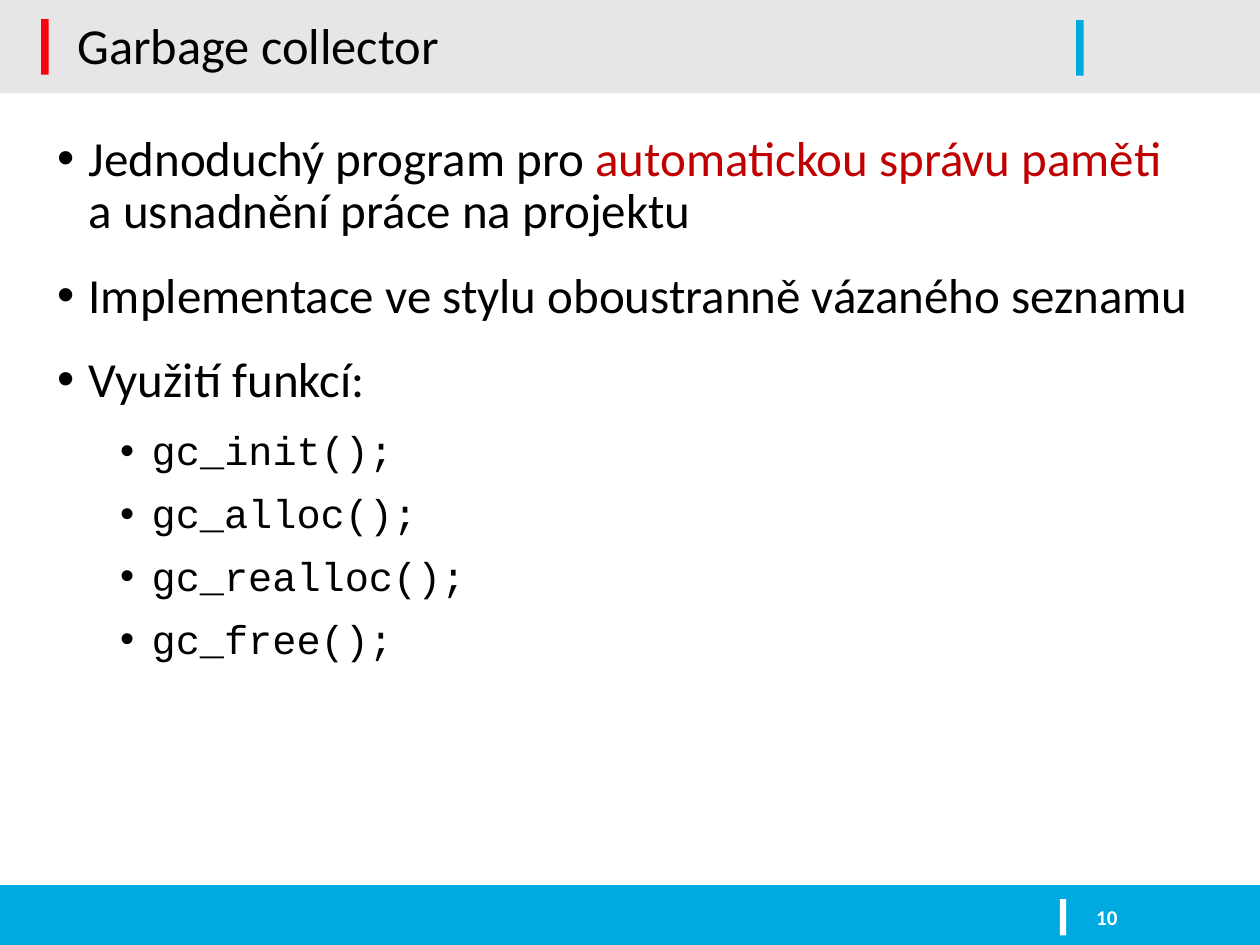
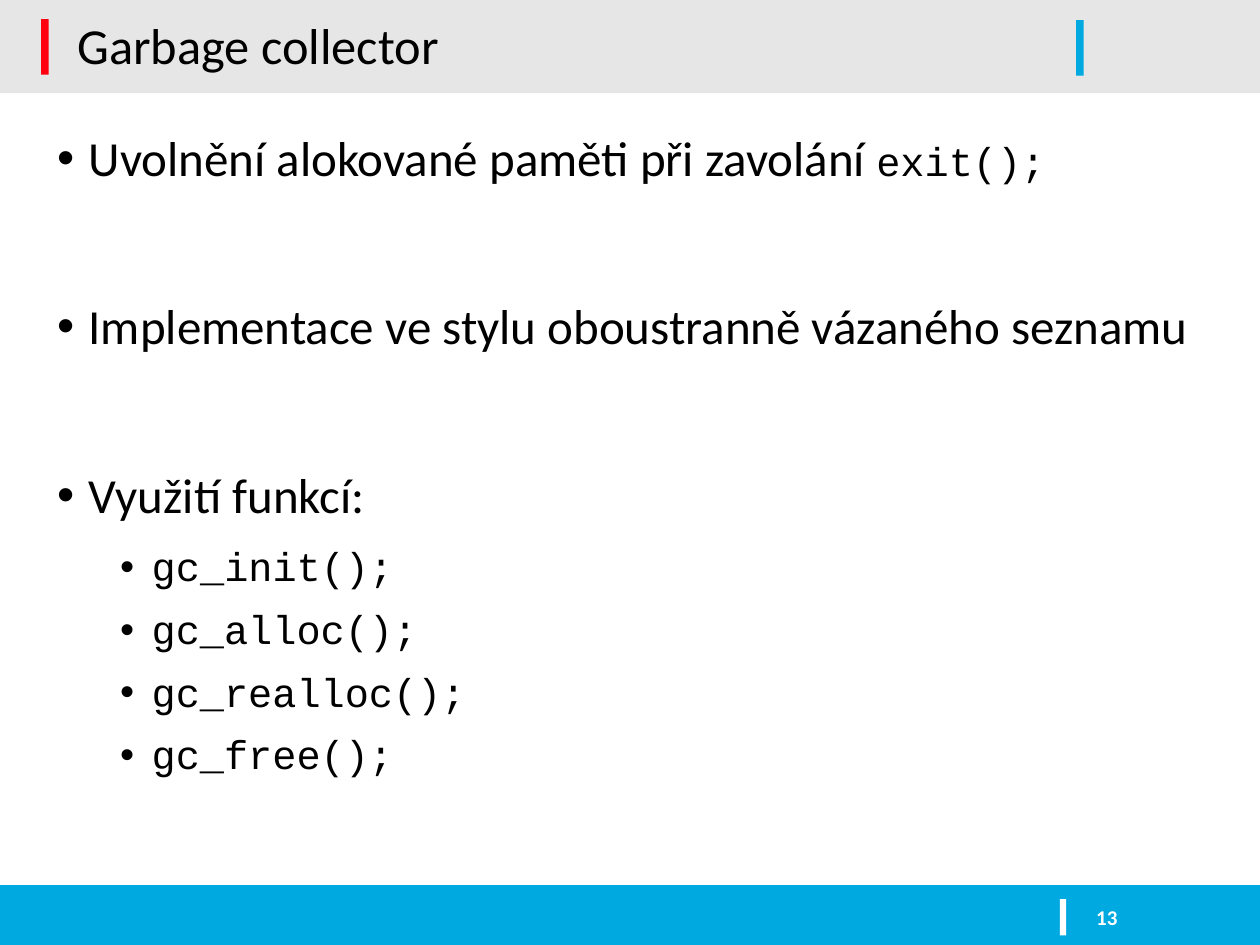
Before and after one commit to kysel/IFJ16, a slide deck: slide 13 of docs/prezentace.pptx (slide 10 before the commit). Drawn at 1260x945 pixels with LibreOffice and Linux fonts; fonts in the diff are those of the drawing; background and template pictures are left out. Boxes give left, top, right and bottom in pixels: in the first picture for what was removed or moved away, otherwise in the second. Text is boxed around its words. In the diff, an @@ line names an element or a change of style, - is before the commit and + after.

```diff
--- a/docs/prezentace.pptx
+++ b/docs/prezentace.pptx
@@ text at [89, 142, 1045, 185]: text changed @@
-• Jednoduchý program pro automatickou správu paměti
-  a usnadnění práce na projektu
+• Uvolnění alokované paměti při zavolání exit();
@@ page number at [1096, 911, 1117, 925]: text changed @@
-10
+13
```
Also in this commit, not shown: 9 other slides changed, 4 slides added.
